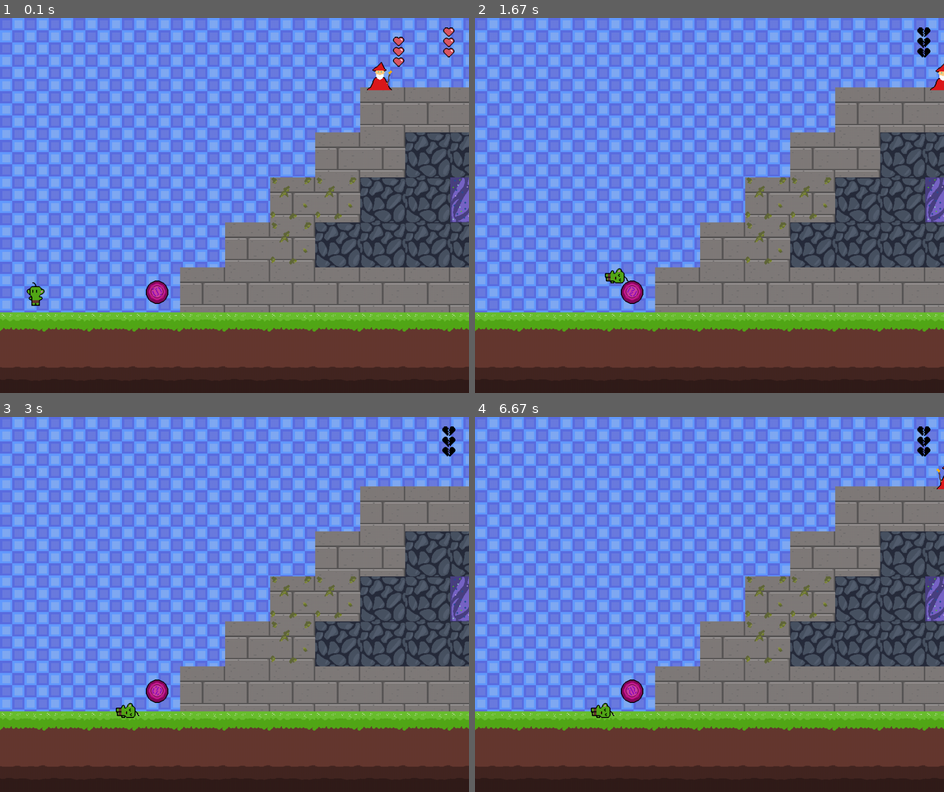
Above: before the commit, frames 1-4 (two rows, left to right).
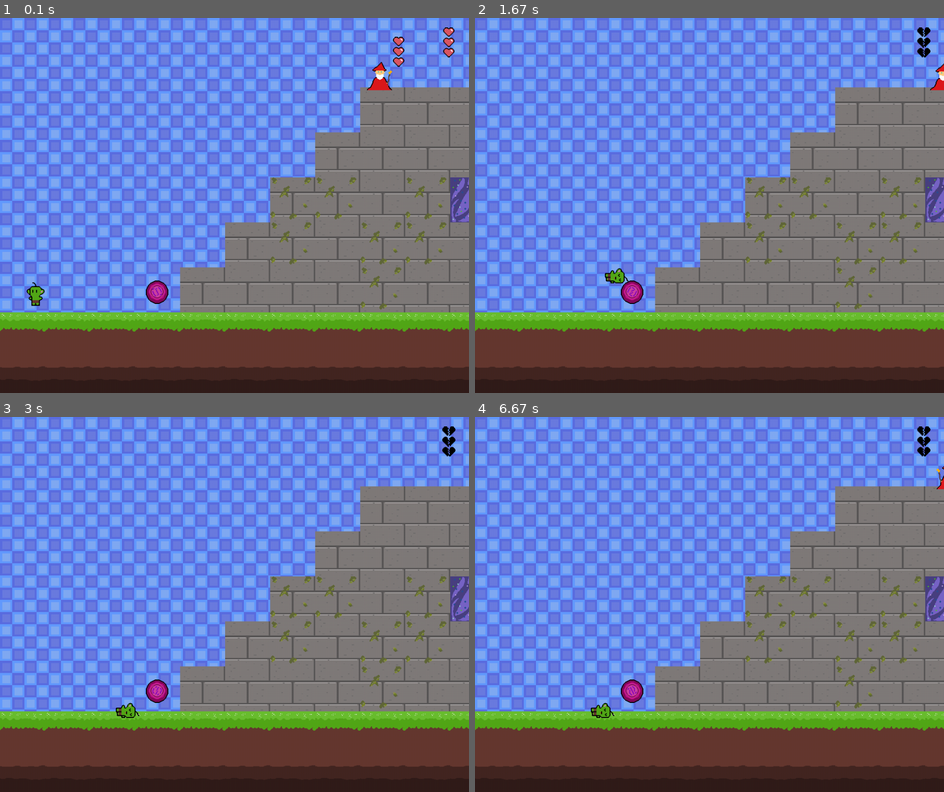
Above: after the commit, the same moments.

Repository: LeoBeox/Final_Project_PygameCE
Game: pygame game, started from main.py
Same seed, same stepped clock (60 frames per second), same inputs: the game is played once before the commit and once after it.
Inputs:
- Up to frame 1 (0.1 s): no input
- Up to frame 2 (1.67 s): hold Right 0.33-0.8 s; hold Up 0.83-1.13 s; hold Right 1.17-1.63 s
- Up to frame 3 (3 s): no input
- Up to frame 4 (6.67 s): no input

The runs differ from the first frame. In frame 1, 7.6% of the frame differs, in the area x 67-100%, y 30-78%; in frame 2, 7.6%; in frame 3, 7.6%; in frame 4, 7.6%.

Commit message:
Finished enemies, added more enemies, changed cvs map, fix enemy collision a little bit

Diff:
--- a/GoblinBroMap1.csv
+++ b/GoblinBroMap1.csv
@@ -1,20 +1,20 @@
--1,-1,-1,-1,-1,-1,-1,-1,-1,-1,-1,-1,-1,-1,-1,-1,-1,-1,-1,-1,-1,-1,-1,-1,-1,-1,-1,-1,6,-1,-1,-1,-1,-1,-1,-1,-1,-1,-1,-1,2,-1,-1,-1,-1,-1,-1,-1,-1,-1
--1,-1,-1,-1,-1,-1,-1,-1,-1,-1,-1,-1,-1,-1,-1,-1,-1,-1,-1,-1,-1,-1,-1,-1,-1,-1,-1,-1,6,1,-1,-1,-1,1,1,1,-1,-1,1,1,6,1,-1,-1,-1,-1,-1,-1,-1,-1
--1,-1,-1,-1,-1,-1,-1,1,1,-1,-1,6,-1,-1,1,-1,-1,1,-1,-1,-1,-1,-1,-1,-1,-1,-1,-1,6,6,-1,-1,-1,-1,-1,-1,-1,-1,-1,-1,-1,7,-1,-1,-1,-1,-1,-1,-1,-1
--1,-1,-1,-1,-1,-1,-1,-1,-1,-1,-1,-1,-1,-1,-1,-1,-1,-1,-1,7,7,-1,-1,-1,-1,-1,-1,-1,-1,1,1,1,-1,-1,-1,-1,-1,-1,-1,-1,-1,-1,-1,-1,6,-1,-1,-1,-1,-1
--1,-1,-1,-1,-1,-1,-1,-1,-1,-1,-1,-1,-1,-1,-1,-1,-1,-1,-1,7,7,7,7,-1,-1,-1,-1,-1,-1,-1,-1,-1,-1,-1,-1,-1,-1,-1,6,-1,-1,7,-1,-1,6,-1,-1,-1,-1,-1
--1,-1,-1,-1,6,6,6,-1,-1,-1,-1,-1,-1,-1,-1,-1,-1,-1,-1,7,7,7,7,-1,-1,-1,-1,-1,-1,-1,-1,-1,-1,1,1,1,-1,-1,-1,-1,-1,7,2,-1,6,-1,-1,-1,-1,-1
--1,-1,-1,-1,-1,-1,-1,-1,-1,-1,-1,-1,-1,-1,-1,-1,-1,-1,-1,-1,-1,7,7,7,-1,-1,-1,-1,6,6,6,6,-1,-1,-1,-1,-1,-1,-1,-1,-1,-1,7,7,7,6,1,-1,-1,-1
+-1,-1,-1,-1,-1,-1,-1,-1,-1,-1,-1,-1,-1,-1,-1,-1,-1,-1,-1,-1,-1,-1,-1,-1,-1,-1,-1,-1,6,-1,-1,-1,-1,-1,-1,-1,-1,-1,-1,-1,2,7,7,7,7,7,7,7,7,7
+-1,-1,-1,-1,-1,-1,-1,-1,-1,-1,-1,-1,-1,-1,-1,-1,-1,-1,-1,-1,-1,-1,-1,-1,-1,-1,-1,-1,6,1,-1,-1,-1,1,1,1,-1,-1,6,1,6,1,-1,-1,7,2,-1,2,7,7
+-1,-1,-1,-1,-1,-1,-1,1,1,-1,-1,6,-1,-1,1,-1,-1,1,-1,-1,-1,-1,-1,-1,-1,-1,-1,-1,6,6,-1,-1,-1,-1,-1,-1,-1,-1,7,-1,-1,-1,-1,-1,-1,-1,-1,-1,-1,7
+-1,-1,-1,-1,-1,-1,-1,-1,-1,-1,-1,-1,-1,-1,-1,-1,-1,-1,-1,7,7,-1,-1,-1,-1,-1,-1,-1,-1,1,1,1,-1,-1,-1,-1,-1,-1,6,-1,-1,7,-1,-1,2,-1,-1,7,-1,7
+-1,-1,-1,-1,-1,-1,-1,-1,-1,-1,-1,-1,-1,-1,-1,-1,-1,-1,7,7,7,7,7,-1,-1,-1,-1,-1,-1,-1,-1,-1,-1,-1,-1,-1,-1,-1,-1,-1,-1,7,-1,-1,7,-1,7,2,-1,2
+-1,-1,-1,-1,6,6,6,-1,-1,-1,-1,-1,-1,-1,-1,-1,-1,-1,-1,7,7,7,7,7,-1,-1,-1,-1,-1,-1,-1,-1,-1,1,7,6,1,-1,-1,-1,-1,7,2,-1,7,-1,-1,-1,-1,7
+-1,-1,-1,-1,-1,-1,-1,-1,-1,-1,-1,-1,-1,-1,-1,-1,-1,-1,-1,-1,7,7,7,7,7,-1,-1,-1,6,6,6,6,-1,-1,-1,-1,6,1,-1,-1,-1,-1,7,7,2,7,2,-1,-1,-1
 -1,-1,-1,-1,-1,-1,-1,-1,1,1,-1,-1,-1,-1,-1,-1,-1,-1,-1,-1,-1,7,7,7,-1,-1,-1,-1,-1,-1,-1,-1,-1,-1,-1,-1,-1,1,6,1,-1,-1,7,-1,-1,-1,-1,-1,-1,-1
--1,-1,-1,-1,-1,-1,-1,-1,-1,-1,-1,6,-1,-1,-1,-1,-1,-1,-1,-1,-1,7,7,7,-1,-1,-1,-1,-1,-1,-1,-1,-1,-1,-1,-1,-1,-1,-1,-1,-1,-1,2,-1,-1,-1,-1,-1,-1,-1
--1,-1,-1,-1,-1,-1,-1,-1,-1,-1,-1,6,6,-1,-1,-1,-1,-1,-1,-1,7,7,7,7,7,-1,-1,-1,1,6,1,1,6,1,1,-1,-1,-1,-1,-1,-1,7,7,-1,7,-1,-1,2,-1,2
+-1,-1,-1,-1,-1,-1,-1,-1,-1,-1,-1,6,-1,-1,-1,-1,-1,-1,-1,-1,-1,7,7,7,-1,-1,-1,-1,-1,-1,-1,-1,-1,-1,-1,-1,-1,7,-1,-1,-1,-1,2,-1,-1,-1,-1,-1,-1,-1
+-1,-1,-1,-1,-1,-1,-1,-1,-1,-1,-1,6,6,-1,-1,-1,-1,-1,-1,-1,7,7,7,7,7,-1,-1,-1,1,6,1,1,6,1,1,-1,-1,1,-1,-1,-1,6,7,-1,7,-1,-1,2,-1,2
 -1,-1,-1,-1,-1,-1,-1,-1,-1,-1,-1,-1,-1,-1,-1,-1,-1,-1,-1,7,7,7,7,7,7,7,-1,-1,-1,-1,-1,-1,-1,-1,-1,-1,-1,7,-1,-1,2,-1,-1,-1,7,-1,-1,2,-1,2
--1,-1,-1,-1,-1,-1,-1,-1,-1,-1,-1,-1,-1,-1,-1,1,1,1,6,1,1,6,6,1,1,1,1,-1,-1,-1,-1,-1,-1,-1,-1,-1,-1,7,-1,-1,7,-1,7,7,2,7,2,2,-1,2
--1,-1,-1,-1,-1,-1,-1,-1,-1,-1,-1,-1,-1,-1,-1,-1,-1,-1,-1,-1,-1,-1,-1,-1,-1,-1,-1,-1,-1,-1,-1,-1,-1,-1,7,7,-1,7,-1,-1,2,-1,-1,-1,-1,-1,7,2,-1,-1
--1,-1,-1,-1,-1,-1,-1,-1,1,1,1,1,1,1,-1,-1,-1,-1,-1,-1,-1,-1,-1,-1,-1,-1,-1,-1,7,-1,-1,-1,-1,7,7,7,7,-1,-1,7,7,7,2,7,-1,-1,2,2,2,2
--1,-1,-1,-1,-1,-1,-1,1,1,7,7,7,7,1,-1,-1,-1,-1,-1,-1,-1,-1,-1,-1,-1,-1,-1,-1,1,-1,-1,-1,-1,-1,-1,-1,-1,-1,-1,2,-1,-1,-1,-1,7,-1,2,-1,-1,-1
--1,-1,-1,-1,-1,-1,6,6,7,7,2,2,7,1,7,7,7,-1,-1,-1,-1,-1,-1,-1,-1,-1,-1,-1,1,-1,-1,-1,7,7,7,-1,-1,-1,-1,7,-1,-1,7,-1,7,-1,7,-1,1,1
--1,-1,-1,-1,-1,1,6,7,7,7,7,7,7,1,-1,-1,-1,-1,-1,-1,-1,-1,-1,-1,7,7,7,7,7,6,6,6,7,6,7,-1,-1,-1,-1,-1,-1,7,2,-1,-1,-1,7,1,1,1
--1,-1,-1,-1,1,1,1,1,1,1,1,1,1,1,-1,-1,-1,6,-1,-1,-1,-1,7,7,7,6,6,6,6,6,6,6,6,6,6,6,7,7,7,-1,-1,-1,7,-1,-1,2,1,1,1,1
-0,0,0,0,0,0,0,0,0,0,0,0,0,0,0,0,0,0,0,0,0,0,0,0,0,0,0,0,0,0,0,0,0,0,0,0,0,0,0,0,0,0,0,0,0,0,1,1,1,1
-5,5,5,5,5,5,5,5,5,5,5,5,5,5,5,5,5,5,5,5,5,5,5,5,5,5,5,5,5,5,5,5,5,5,5,5,5,5,5,5,5,5,5,5,5,5,1,1,1,1
+-1,-1,-1,-1,-1,-1,-1,-1,-1,-1,-1,-1,-1,-1,-1,1,1,1,6,1,1,6,6,1,1,1,1,-1,-1,-1,-1,-1,-1,-1,-1,-1,-1,1,-1,-1,7,-1,7,7,2,7,2,2,-1,2
+-1,-1,-1,-1,-1,-1,-1,-1,-1,-1,-1,-1,-1,-1,-1,-1,-1,-1,-1,-1,-1,-1,-1,-1,-1,-1,-1,-1,-1,-1,-1,-1,-1,-1,7,2,7,7,-1,-1,-1,-1,-1,-1,-1,-1,7,2,-1,2
+-1,-1,-1,-1,-1,-1,-1,-1,1,1,1,1,1,1,-1,-1,-1,-1,-1,-1,-1,-1,-1,-1,-1,-1,-1,-1,7,-1,-1,-1,-1,7,7,7,7,1,2,7,6,7,2,7,-1,-1,2,2,-1,2
+-1,-1,-1,-1,-1,-1,-1,1,1,1,1,6,6,1,-1,-1,-1,-1,-1,-1,-1,-1,-1,-1,-1,-1,-1,-1,1,-1,-1,-1,-1,-1,-1,-1,-1,7,6,2,7,-1,-1,-1,7,-1,2,-1,-1,2
+-1,-1,-1,-1,-1,-1,6,6,1,6,2,1,6,1,6,6,1,-1,-1,-1,-1,-1,-1,-1,-1,-1,-1,-1,1,-1,-1,-1,7,7,7,-1,-1,-1,-1,7,-1,-1,7,-1,7,-1,7,-1,-1,2
+-1,-1,-1,-1,-1,1,6,1,6,6,1,6,1,1,-1,-1,-1,-1,-1,-1,-1,-1,-1,-1,7,7,7,7,7,6,6,6,7,6,7,-1,-1,-1,-1,-1,-1,7,2,-1,-1,-1,7,7,7,7
+-1,-1,-1,-1,1,1,1,1,6,1,1,1,1,1,-1,-1,-1,6,-1,-1,-1,-1,7,7,7,6,1,6,6,1,6,6,1,6,6,6,7,7,7,-1,-1,-1,6,-1,-1,2,7,7,7,7
+0,0,0,0,0,0,0,0,0,0,0,0,0,0,0,0,0,0,0,0,0,0,0,0,0,0,0,0,0,0,0,0,0,0,0,0,0,0,0,0,0,0,0,2,7,7,7,7,7,7
+5,5,5,5,5,5,5,5,5,5,5,5,5,5,5,5,5,5,5,5,5,5,5,5,5,5,5,5,5,5,5,5,5,5,5,5,5,5,5,5,5,5,7,7,7,7,7,7,7,7
--- a/main.py
+++ b/main.py
@@ -335,10 +335,6 @@
                 self.hit = False
                 self.can_move = True
 
-        # Update health display position to match enemy
-        self.health_display.rect.x = self.rect.x
-        self.health_display.rect.y = self.rect.y - 20
-
         self.health_display.update()
 
         self.update_sprite()
@@ -527,13 +523,13 @@
             # Checks if the player rect is coliding with enemy rect.
             player_bottom = player.rect.bottom
             enemy_top = enemy.rect.top
-            vertical_tolerance = 10 # Leniance
+            vertical_tolerance = 25 # Leniance
 
             if (abs(player_bottom - enemy_top) < vertical_tolerance and player.y_vel > 0):
                 # Enemy gets hit.
                 enemy.makeHit()
                 # Make the player bounce slightly
-                player.y_vel = -5
+                player.y_vel = -8
             else:
                 # Player gets hit.
                 player.makeHit()
@@ -607,7 +603,7 @@
     rune3 = Rune(46 * block_size + 15, 10 * block_size + 30, 32, 64)
     rune4 = Rune(45 * block_size + 15, 10 * block_size + 30, 32, 64)
     rune5 = Rune(24 * block_size, 8 * block_size, 32, 64)
-    rune6 = Rune(25 * block_size, 15 * block_size, 32, 64)
+    rune6 = Rune(25 * block_size, 15.25 * block_size, 32, 64)
     rune7 = Rune(30 * block_size, 5 * block_size, 32, 64)
     rune8 = Rune(40 * block_size, -1 * block_size, 32, 64)
     rune9 = Rune(41 * block_size, 8 * block_size, 32, 64)
@@ -615,11 +611,12 @@
 
     # Enemies
     enemy1 = Enemy(8 * block_size, 12.4 * block_size, 32, 32, 5.25 * block_size)
-
-
+    enemy2 = Enemy(28 * block_size, 8.4 * block_size, 32, 32, 6.25 * block_size)
+    enemy3 = Enemy(35 * block_size, 16.4 * block_size, 32, 32, 3.25 * block_size)
+    enemy4 = Enemy(38 * block_size, 12.4 * block_size, 32, 32, 4.25 * block_size)
 
     objects = [rune, rune2, rune3, rune4, rune5, rune6, rune7, rune8, rune9, rune10]
-    enemies = [enemy1]
+    enemies = [enemy1, enemy2, enemy3, enemy4]
 
     canvas = pygame.surface.Surface((CANVAS_WIDTH, CANVAS_HEIGHT))
 
@@ -643,9 +640,12 @@
                 if event.key == pygame.K_UP and player.jump_count < 2:
                     player.jump(JUMP_VEL)
         player.loop(FPS)
-        rune.loop(), rune2.loop(), rune3.loop(), rune4.loop(), rune5.loop(), rune6.loop(), rune7.loop(), rune8.loop(), rune9.loop(), rune10.loop()
-        enemy1.loop(FPS)
-
+
+        for rune in objects:
+            rune.loop()
+
+        for enemy in enemies:
+            enemy.loop(FPS)
 
         handle_movement(player, objects, tilemap)
         handle_enemy_collisions(player, enemies)
